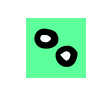
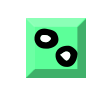
Two versions of the same layered image (112 x 96). Layer-by-layer changes:
pixels changed over [26, 18, 86, 78] (layer not identified)
